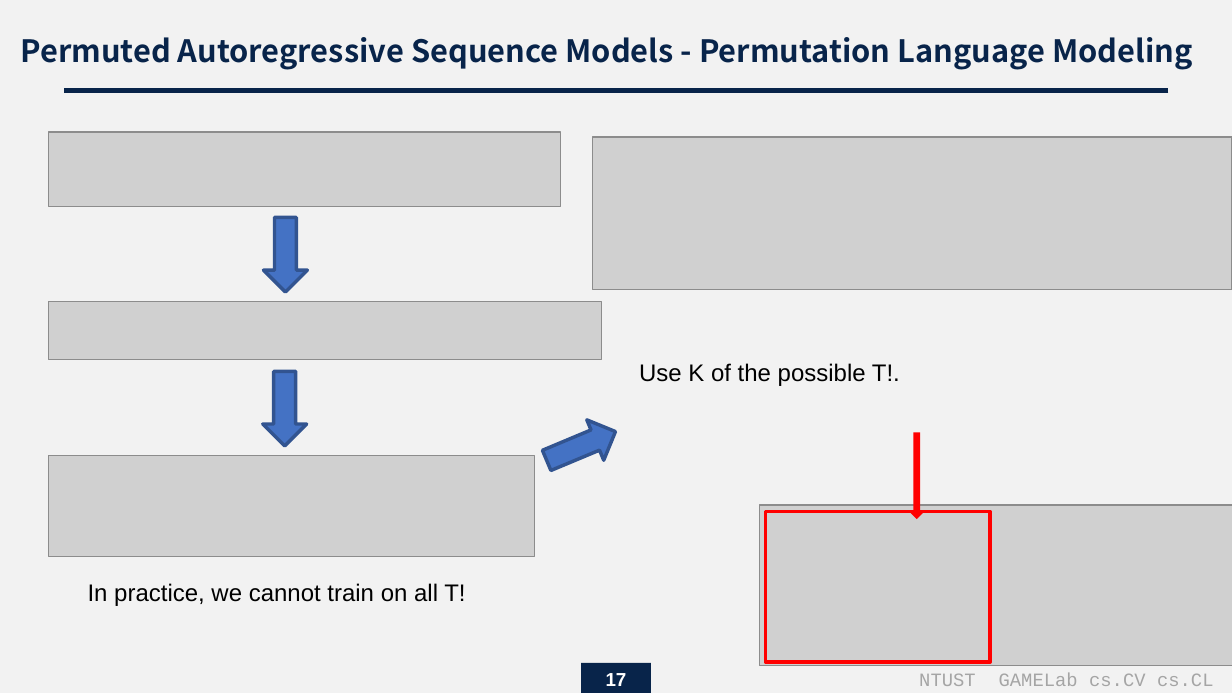
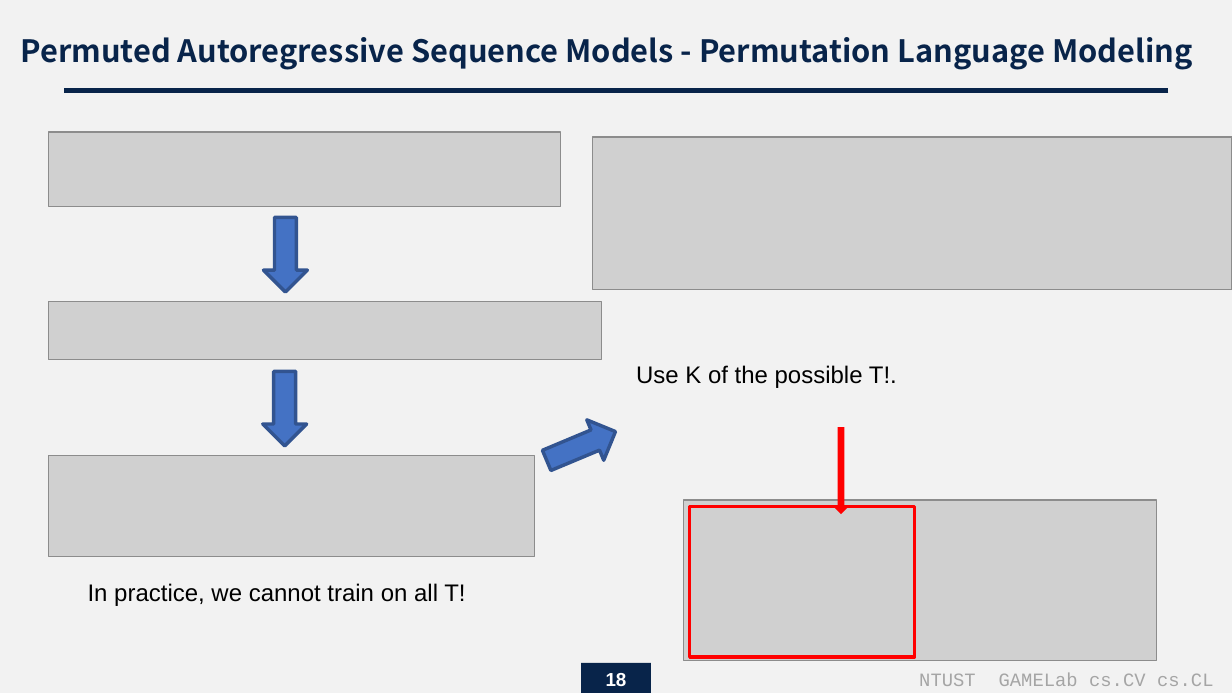
Before and after one commit to endman100/paper-, a slide deck: slide 18 of Scene Text Recognition with Permuted Autoregressive Sequence Models.pptx (slide 17 before the commit). Drawn at 1232x693 pixels with LibreOffice and Linux fonts; fonts in the diff are those of the drawing; grey boxes stand for pictures. Boxes give left, top, right and bottom in pixels: in the first picture for what was removed or moved away, otherwise in the second. Text is boxed around its words. In the diff, an @@ line names an element or a change of style, - is before the commit and + after.

```diff
--- a/Scene Text Recognition with Permuted Autoregressive Sequence Models.pptx
+++ b/Scene Text Recognition with Permuted Autoregressive Sequence Models.pptx
@@ 1 picture, 1 rectangle, 1 down arrow: place and size @@
-1 picture, 1 rectangle, 1 down arrow at bbox=[759, 432, 1232, 667]
+1 picture, 1 rectangle, 1 down arrow at bbox=[684, 428, 1157, 662]
@@ page number at bbox=[606, 673, 627, 686]: text changed @@
-17
+18
```
Also in this commit, not shown: 5 other slides changed, 2 slides added, 1 other file.
